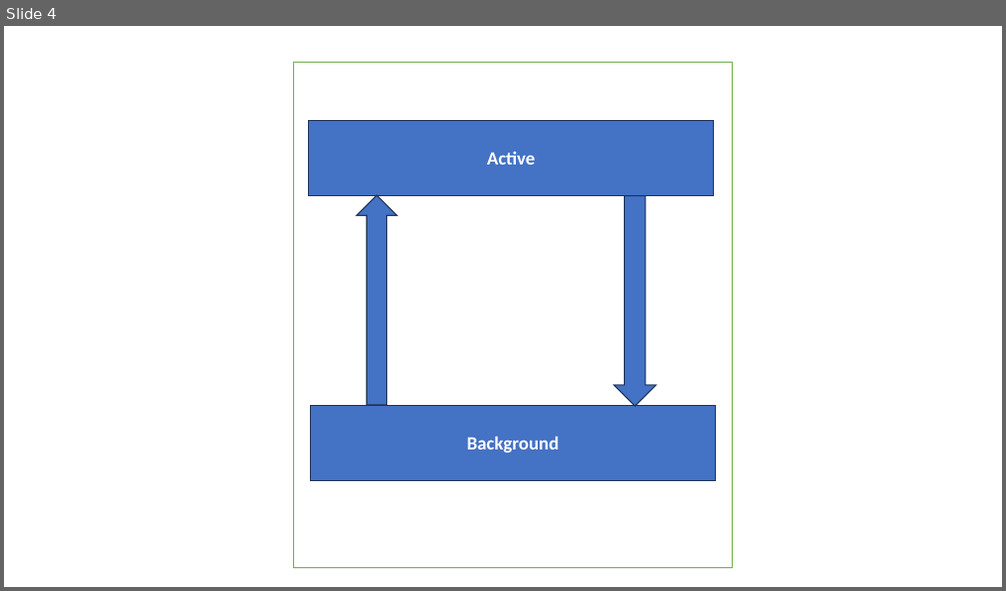
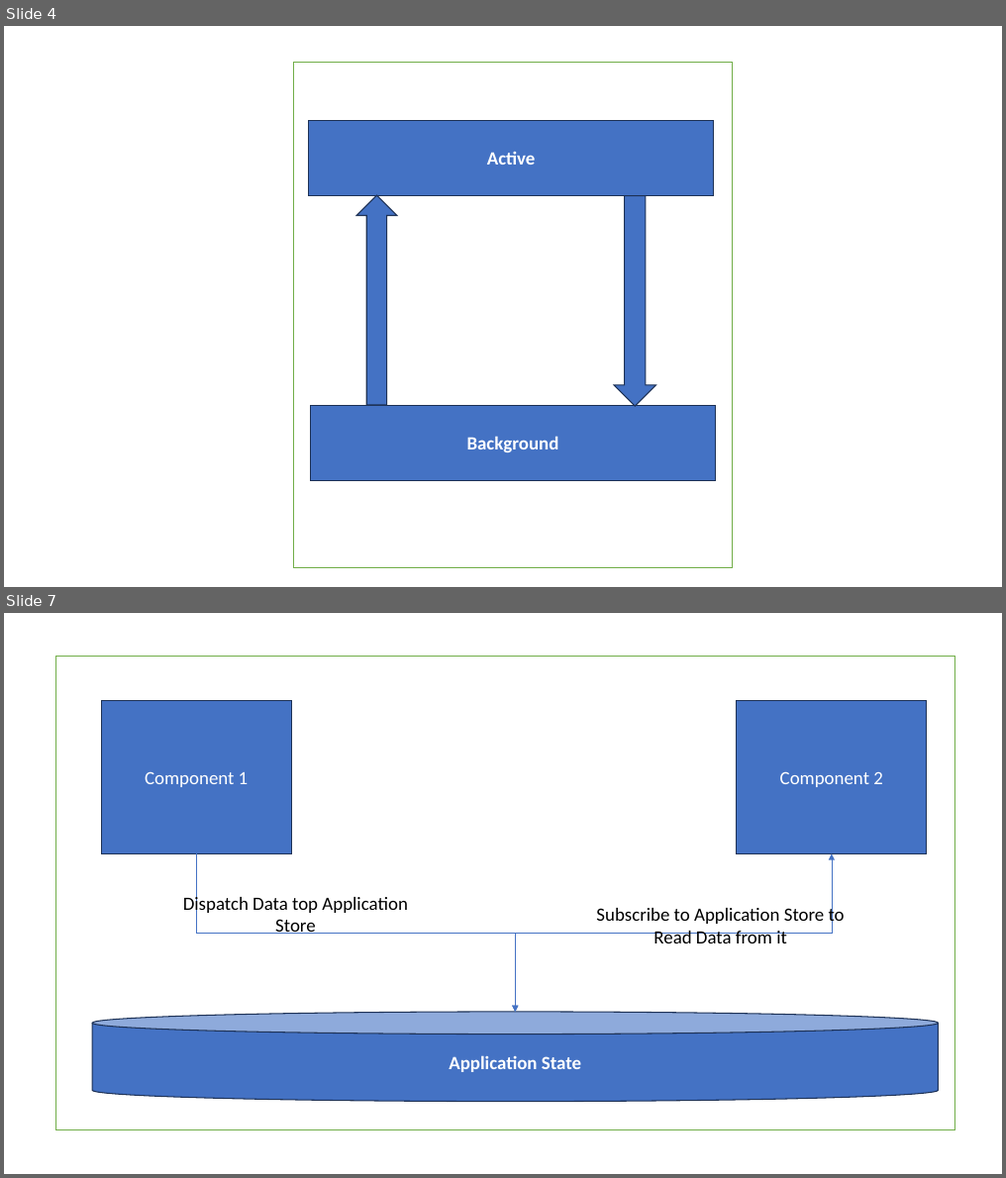
Before and after one commit to maheshsabnis/coreflexreactnative, a slide deck: Images.pptx. Shown one above the other, each under a label of ours: slide 4 before the commit, slides 4 and 7 after it; the slides between them are not shown. The pictures are 1006x591 and 1006x1178 pixels, drawn with LibreOffice and Linux fonts; fonts in the diff are those of the drawing. Boxes give left, top, right and bottom in pixels: in the first picture for what was removed or moved away, otherwise in the second. Text is boxed around its words. In the diff, an @@ line names an element or a change of style, - is before the commit and + after.

```diff
--- a/Images.pptx
+++ b/Images.pptx
@@ slide 7 added at [4, 613, 1002, 1174], background #FFFFFF @@
@@ rectangle added at [56, 656, 955, 1131], fill #FFFFFF, outline #70AD47 1 pt @@
@@ rectangle added at [101, 700, 291, 854], fill #4472C4, outline #1E3256 1 pt, 18 pt, text #FFFFFF @@
+Component 1
@@ rectangle added at [737, 700, 927, 854], fill #4472C4, outline #1E3256 1 pt, 18 pt, text #FFFFFF @@
+Component 2
@@ elbow arrow added from (196, 854) to (515, 1012), #4472C4 0.5 pt @@
@@ elbow double arrow added from (832, 854) to (515, 1012), #4472C4 0.5 pt @@
@@ text added at [183, 894, 408, 934], 18 pt, text #000000 @@
+Dispatch Data top Application Store
@@ text added at [596, 905, 845, 944], 18 pt, text #000000 @@
+Subscribe to Application Store to Read Data from it
@@ cylinder added at [92, 1012, 939, 1102], fill #4472C4, outline #1E3256 1 pt, 18 pt, text #FFFFFF, bold @@
+Application State
```
Also in this commit, not shown: 1 slide changed, 1 other slide added, 1 other file.
